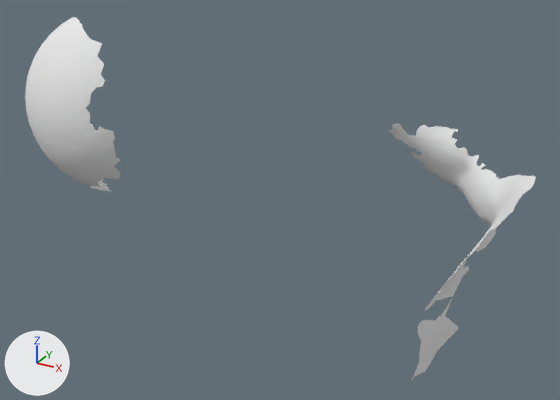
The OBJ model res/tangential2/LargeSphere_tangential_02.000055.obj as it was, and as the next commit left it.
Before and after are seen from a 50 mm lens placed at (672.0, -1510.0, 391.0), pointed at (100.0, -469.0, -129.0). Arrows for +X, +Y and +Z are at lower left; the lights stay in place. Where no turn or scale is listed for an object, it has been applied to the vertices.

Names of what the first picture shows: 'LargeSphere_tangential_02.000055'.
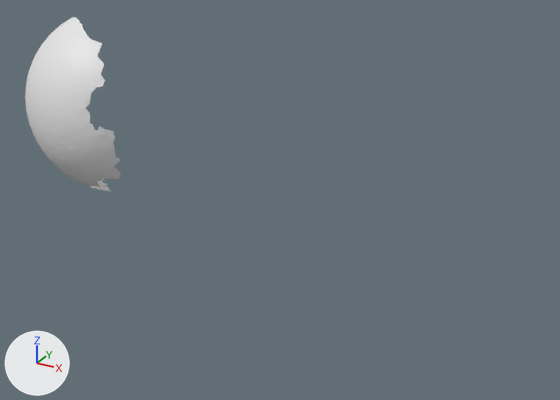
The change, as JSON lines over the scene's bpy script:
```json
{"block": "me_largesphere_tangential_02_000055", "where": "me_largesphere_tangential_02_000055.from_pydata(...)  # 10126 vertices, 19902 faces; spans x -288.0..492.0, y -715.0..-192.0, z -367.0..170.0"}
{"block": "me_largesphere_tangential_02_000055", "where": "# used by ob_largesphere_tangential_02_000055; location = (0.0, 0.0, 0.0)"}
{"op": "remove", "block": "me_largesphere_tangential_02_000055", "code": "me_largesphere_tangential_02_000055.materials.append(mat_largesphere_tangential_02_000055)  # white #e7e7e7"}
{"block": "me_largesphere_tangential_02_000055", "change": "me_largesphere_tangential_02_000055 part 1: the loose piece of 1837 vertices spanning x 214.0..492.0, y -536.0..-192.0, z -367.0..-26.0 is deleted"}
```

Boxes [x1, y1, x2, y2] around the edits, measured in the pictures (560 x 400 px):
```json
{"object": "LargeSphere_tangential_02.000055", "change": "reshaped", "before": [25, 17, 536, 379], "after": [25, 17, 120, 191], "on screen": "81% narrower, 52% shorter"}
{"part": 1, "of": "me_largesphere_tangential_02_000055", "change": "deleted", "before": [388, 123, 536, 379]}
```
